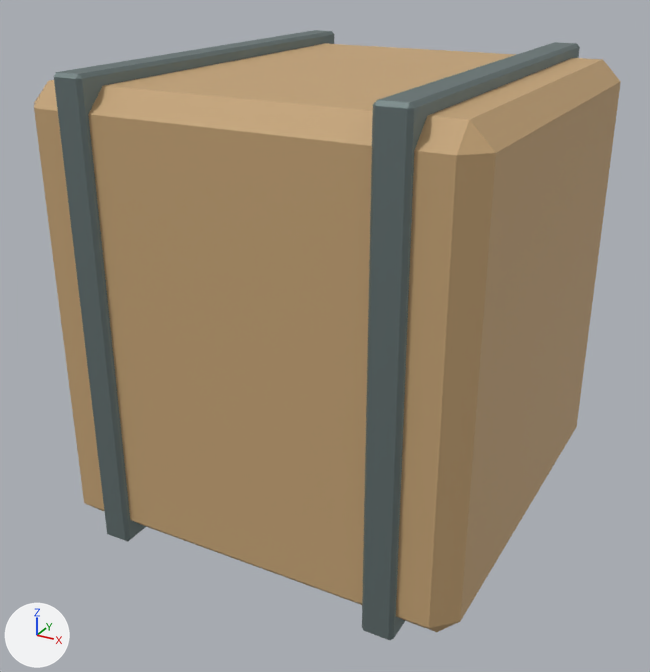
One commit to the glTF model public/models/crate.glb: the scene before it, then after it.
Camera for both pictures: a 50 mm lens placed at (1.189, -2.296, 1.626), pointed at (-0.027, -0.085, 0.521). Arrows for +X, +Y and +Z are at lower left; the lights stay in place. The picture after the commit comes second. Where no turn or scale is listed for an object, it has been applied to the vertices.

The first picture shows 'Band', 'Band.001', 'CrateBody'.
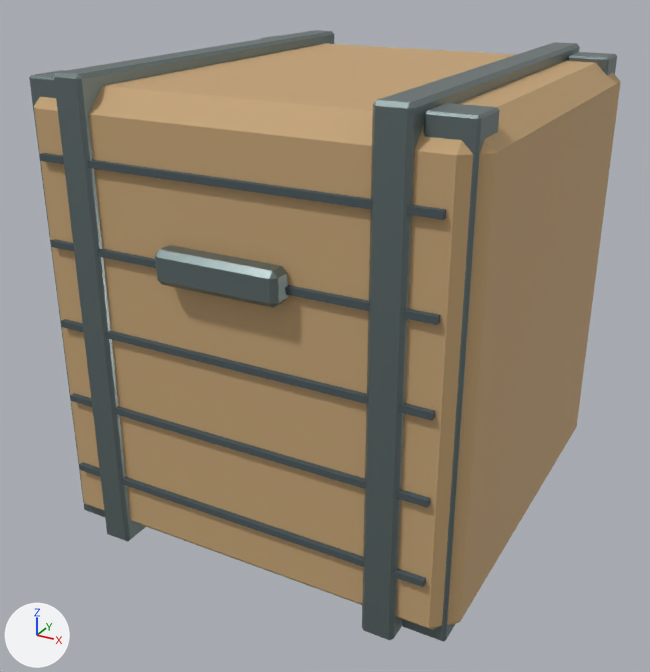
Boxes [x1, y1, x2, y2] around the edits, measured in the pictures (650 x 672 px):
```json
{"object": "Detail corner guard.002", "change": "added", "after": [402, 103, 500, 641]}
{"object": "Detail handle", "change": "added", "after": [155, 245, 288, 308]}
{"object": "Detail plank seam.008", "change": "added", "after": [40, 153, 446, 220]}
{"object": "Detail plank seam.004", "change": "added", "after": [61, 319, 435, 420]}
{"object": "Detail plank seam.002", "change": "added", "after": [70, 393, 430, 508]}
{"object": "Detail plank seam", "change": "added", "after": [79, 462, 426, 587]}
{"object": "Detail plank seam.006", "change": "added", "after": [51, 239, 441, 325]}
{"object": "Detail corner guard", "change": "added", "after": [29, 70, 105, 517]}
{"object": "Detail corner guard.003", "change": "added", "after": [568, 52, 617, 75]}
```

Edits to the scene script, one JSON object a line:
```json
{"op": "add", "block": "mat_tracks", "code": ["mat_tracks = principled_material('Tracks')", "mat_tracks.base_color = (0.065, 0.09, 0.1)  # greyish cyan #485559", "mat_tracks.roughness = 0.85"]}
{"op": "add", "block": "me_cube_148", "code": ["me_cube_148 = bpy.data.meshes.new('Cube.148')", "me_cube_148.from_pydata(...)  # a box spanning x -0.55..0.55, y -0.009..0.009, z -0.009..0.009", "me_cube_148.materials.append(mat_tracks)  # greyish cyan #485559"]}
{"op": "add", "block": "me_cube_150", "code": ["me_cube_150 = bpy.data.meshes.new('Cube.150')", "me_cube_150.from_pydata(...)  # 24 vertices, 44 faces; spans x -0.175..0.175, y -0.035..0.035, z -0.045..0.045", "me_cube_150.materials.append(mat_gunmetal)  # grey #768484"]}
{"op": "add", "block": "me_cube_155", "code": ["me_cube_155 = bpy.data.meshes.new('Cube.155')", "me_cube_155.from_pydata(...)  # 24 vertices, 44 faces; spans x -0.06..0.06, y -0.06..0.06, z -0.655..0.655", "me_cube_155.materials.append(mat_gunmetal)  # grey #768484"]}
{"op": "add", "block": "me_cube_154", "code": ["me_cube_154 = bpy.data.meshes.new('Cube.154')", "me_cube_154.from_pydata(...)  # 24 vertices, 44 faces; spans x -0.06..0.06, y -0.06..0.06, z -0.655..0.655", "me_cube_154.materials.append(mat_gunmetal)  # grey #768484"]}
{"op": "add", "block": "me_cube_152", "code": ["me_cube_152 = bpy.data.meshes.new('Cube.152')", "me_cube_152.from_pydata(...)  # 24 vertices, 44 faces; spans x -0.06..0.06, y -0.06..0.06, z -0.655..0.655", "me_cube_152.materials.append(mat_gunmetal)  # grey #768484"]}
{"op": "add", "block": "ob_detail_plank_seam_008", "code": ["ob_detail_plank_seam_008 = bpy.data.objects.new('Detail plank seam.008', me_cube_148)", "ob_detail_plank_seam_008.location = (0.0, -0.631, 1.12)"]}
{"op": "add", "block": "ob_detail_plank_seam_006", "code": ["ob_detail_plank_seam_006 = bpy.data.objects.new('Detail plank seam.006', me_cube_148.copy())", "ob_detail_plank_seam_006.location = (0.0, -0.631, 0.89)"]}
{"op": "add", "block": "ob_detail_plank_seam_004", "code": ["ob_detail_plank_seam_004 = bpy.data.objects.new('Detail plank seam.004', me_cube_148.copy())", "ob_detail_plank_seam_004.location = (0.0, -0.631, 0.66)"]}
{"op": "add", "block": "ob_detail_plank_seam_002", "code": ["ob_detail_plank_seam_002 = bpy.data.objects.new('Detail plank seam.002', me_cube_148.copy())", "ob_detail_plank_seam_002.location = (0.0, -0.631, 0.43)"]}
{"op": "add", "block": "ob_detail_plank_seam", "code": ["ob_detail_plank_seam = bpy.data.objects.new('Detail plank seam', me_cube_148.copy())", "ob_detail_plank_seam.location = (0.0, -0.631, 0.2)"]}
{"op": "add", "block": "ob_detail_handle", "code": ["ob_detail_handle = bpy.data.objects.new('Detail handle', me_cube_150)", "ob_detail_handle.location = (0.0, -0.65, 0.9)"]}
{"op": "add", "block": "ob_detail_corner_guard_003", "code": ["ob_detail_corner_guard_003 = bpy.data.objects.new('Detail corner guard.003', me_cube_155)", "ob_detail_corner_guard_003.location = (0.54, 0.54, 0.66)"]}
{"op": "add", "block": "ob_detail_corner_guard_002", "code": ["ob_detail_corner_guard_002 = bpy.data.objects.new('Detail corner guard.002', me_cube_154)", "ob_detail_corner_guard_002.location = (0.54, -0.54, 0.66)"]}
{"op": "add", "block": "ob_detail_corner_guard", "code": ["ob_detail_corner_guard = bpy.data.objects.new('Detail corner guard', me_cube_152)", "ob_detail_corner_guard.location = (-0.54, -0.54, 0.66)"]}
```
